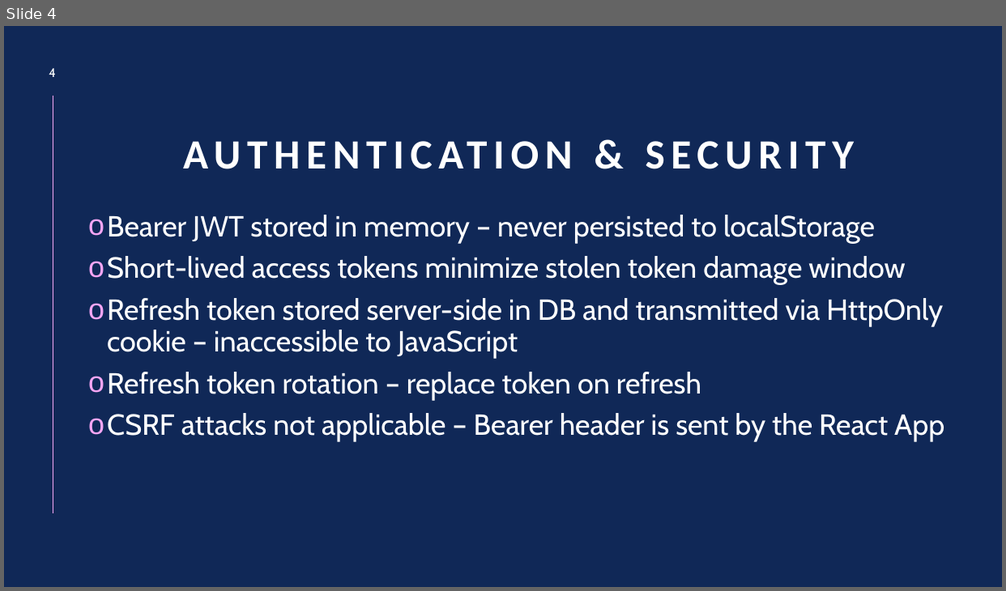
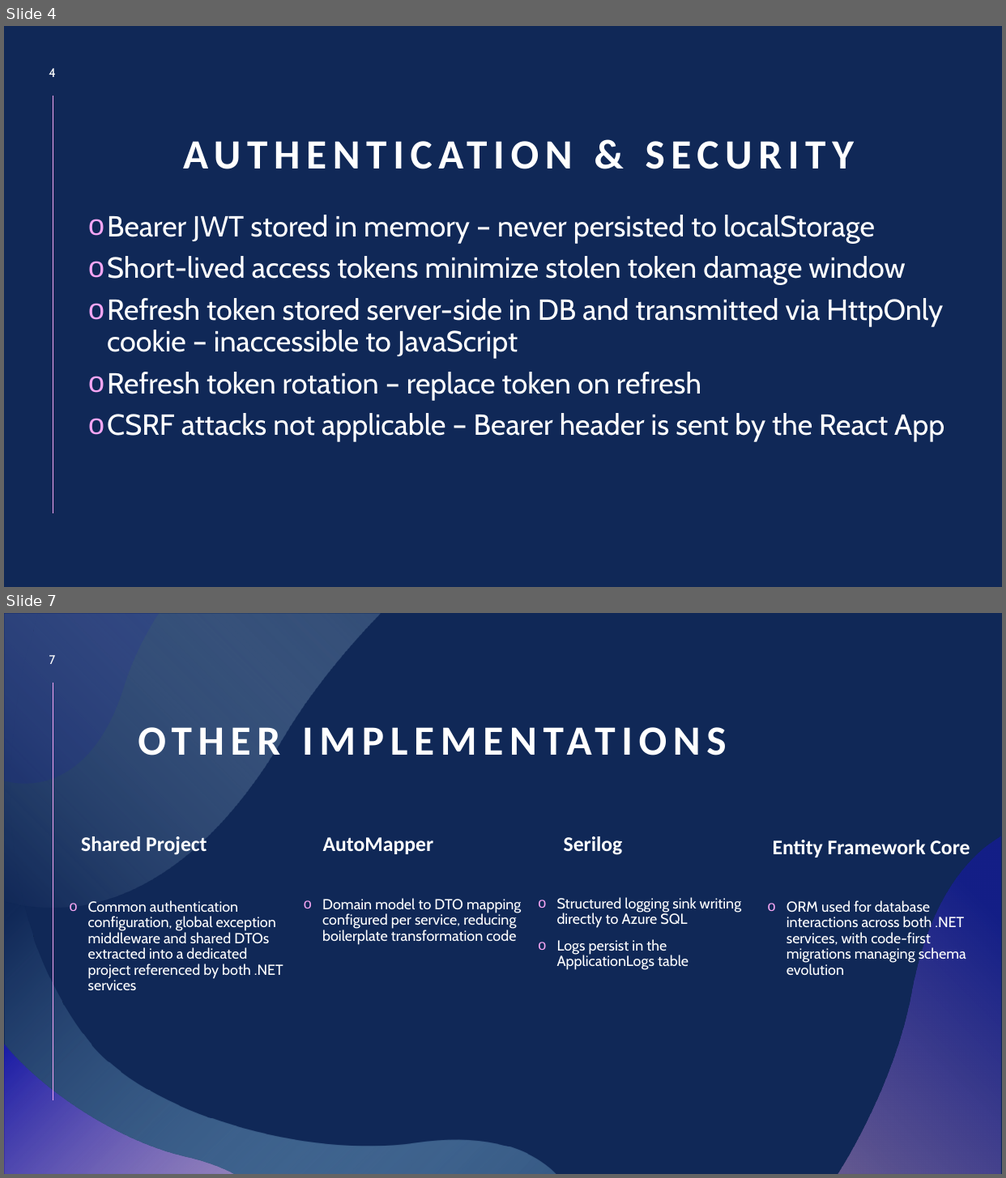
Before and after one commit to TaviEz/FitTrackWithMLP, a slide deck: Documentation/Prezentare Disertatie.pptx. Shown one above the other, each under a label of ours: slide 4 before the commit, slides 4 and 7 after it; the slides between them are not shown. The pictures are 1006x591 and 1006x1178 pixels, drawn with LibreOffice and Linux fonts; fonts in the diff are those of the drawing. Boxes give left, top, right and bottom in pixels: in the first picture for what was removed or moved away, otherwise in the second. Text is boxed around its words. In the diff, an @@ line names an element or a change of style, - is before the commit and + after.

```diff
--- a/Documentation/Prezentare Disertatie.pptx
+++ b/Documentation/Prezentare Disertatie.pptx
@@ slide 7 added at [4, 613, 1002, 1174], background #102857; not listed: 1 template element that a slide beside it also shows @@
@@ freeform shape added at [4, 613, 159, 784], fill #180DC2 at 11% opacity @@
@@ freeform shape added at [5, 614, 381, 907], fill gradient #102857 to #BEE1F6 @@
@@ freeform shape added at [6, 613, 556, 1174], fill gradient #92CDF0 to #102857 @@
@@ page number added at [49, 655, 56, 664], 12 pt, text #FFFFFF @@
+7
@@ title added at [130, 680, 858, 768], 40 pt, text #FFFFFF, bold @@
+OTHER IMPLEMENTATIONS
@@ text added at [81, 837, 206, 855], 20 pt, text #FFFFFF, bold @@
+Shared Project
@@ text added at [323, 837, 434, 854], 20 pt, text #FFFFFF, bold @@
+AutoMapper
@@ text added at [564, 837, 623, 855], 20 pt, text #FFFFFF, bold @@
+Serilog
@@ text added at [773, 840, 970, 858], 20 pt, text #FFFFFF, bold @@
+Entity Framework Core
@@ freeform shape added at [839, 837, 1000, 1174], fill gradient #F7AFF5 to #1C0FE1 @@
@@ text added at [88, 901, 283, 990], 14 pt, text #FFFFFF @@
+o Common authentication configuration, global exception middleware and shared DTOs extracted into a dedicated project referenced by both .NET services
@@ text added at [322, 898, 521, 945], 14 pt, text #FFFFFF @@
+o Domain model to DTO mapping configured per service, reducing boilerplate transformation code
@@ text added at [557, 897, 742, 970], 14 pt, text #FFFFFF @@
+o Structured logging sink writing directly to Azure SQL
+o Logs persist in the ApplicationLogs table
@@ text added at [786, 901, 966, 976], 14 pt, text #FFFFFF @@
+o ORM used for database interactions across both .NET services, with code-first migrations managing schema evolution
@@ freeform shape added at [4, 1044, 234, 1174], fill gradient #F6A6F4 to #180DC2 @@
```
Also in this commit, not shown: 4 slides changed, 4 other slides added, 3 slides removed.
